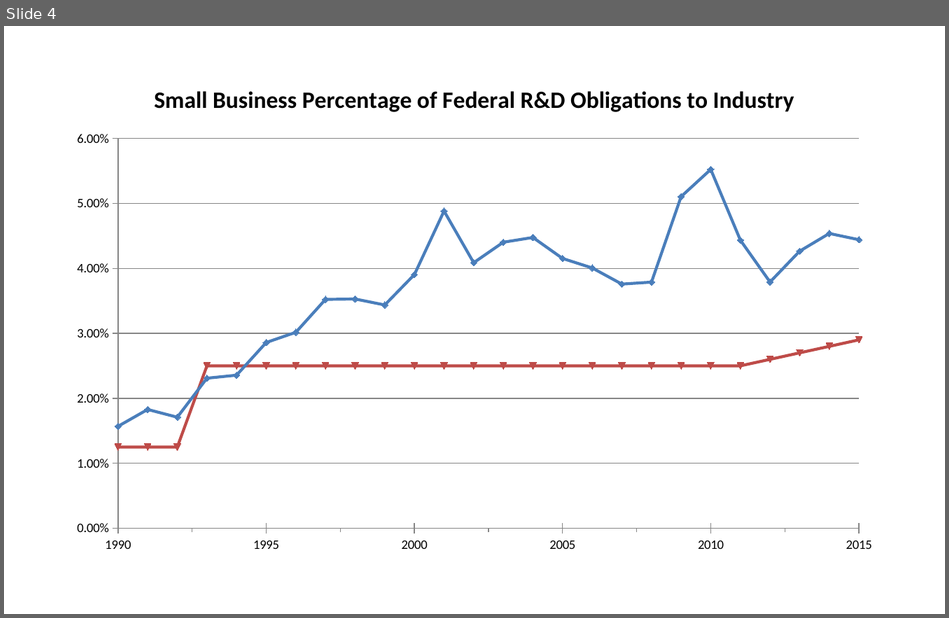
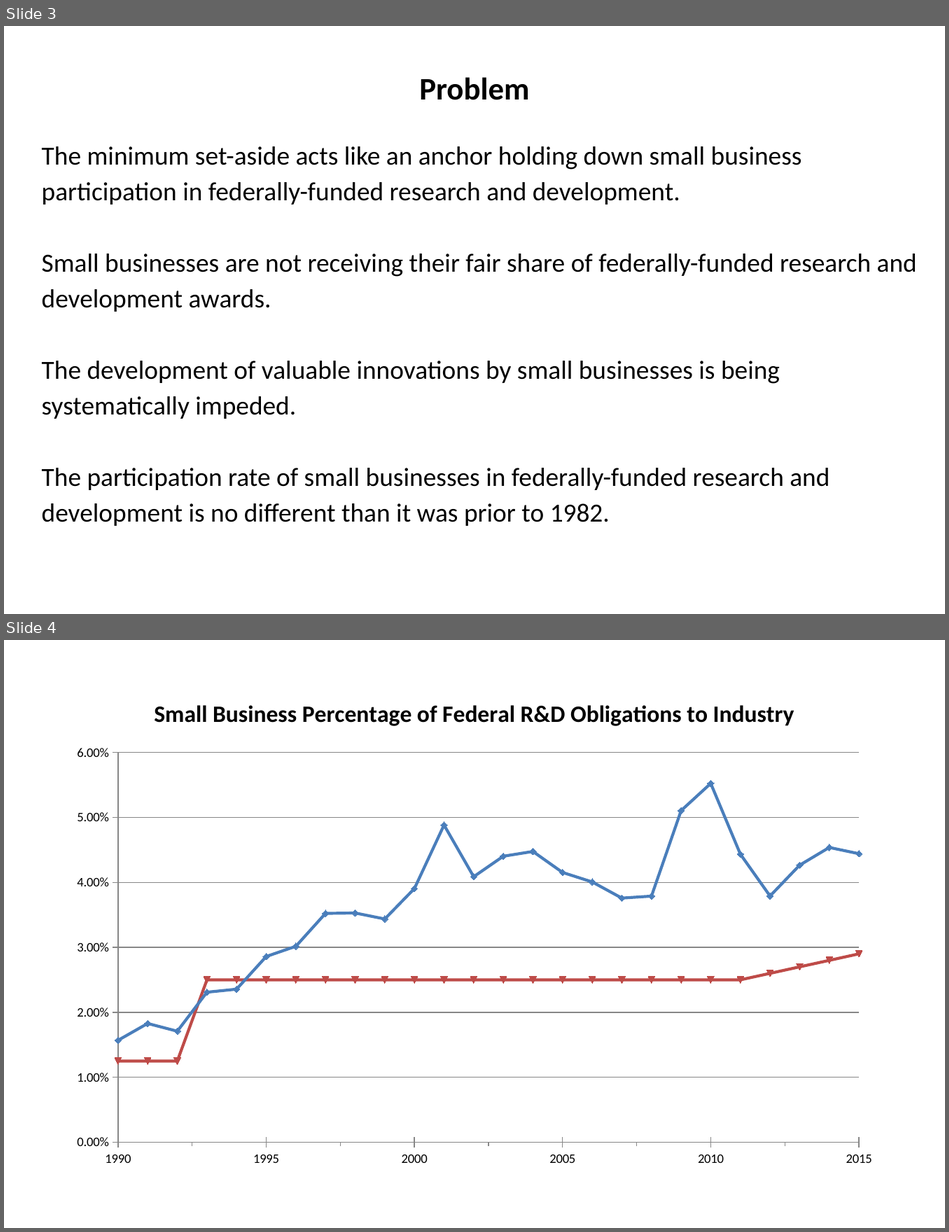
Before and after one commit to SLU-Courses-Townes/POLS6310, a slide deck: FinalProject/Docs/Townes_POLS6310_2019_Spring_FinalProject_Presentation_v00.pptx. Shown one above the other, each under a label of ours: slide 4 before the commit, slides 3 and 4 after it. The pictures are 949x618 and 949x1232 pixels, drawn with LibreOffice and Linux fonts; fonts in the diff are those of the drawing. Boxes give left, top, right and bottom in pixels: in the first picture for what was removed or moved away, otherwise in the second. Text is boxed around its words. In the diff, an @@ line names an element or a change of style, - is before the commit and + after.

```diff
--- a/FinalProject/Docs/Townes_POLS6310_2019_Spring_FinalProject_Presentation_v00.pptx
+++ b/FinalProject/Docs/Townes_POLS6310_2019_Spring_FinalProject_Presentation_v00.pptx
@@ slide 3 added at [4,26,945,614], background #FFFFFF @@
@@ text added at [419,77,529,100], 24 pt, text #000000, bold @@
+Problem
@@ text added at [42,146,917,526], 20 pt, text #000000 @@
+The minimum set-aside acts like an anchor holding down small business participation in federally-funded research and development.
+Small businesses are not receiving their fair share of federally-funded research and development awards.
+The development of valuable innovations by small businesses is being systematically impeded.
+The participation rate of small businesses in federally-funded research and development is no different than it was prior to 1982.
```
Also in this commit, not shown: 4 slides changed, 1 other slide added.
